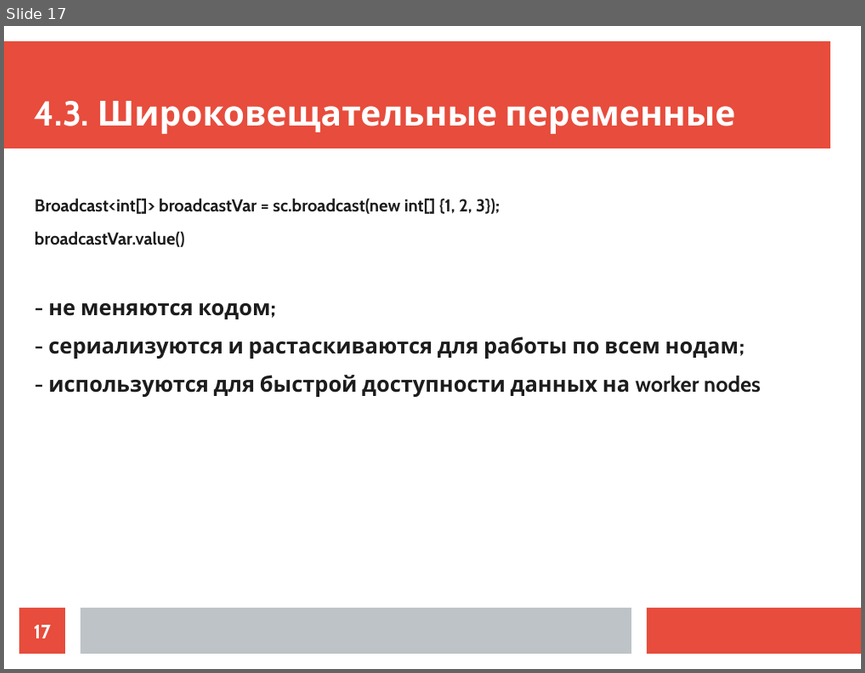
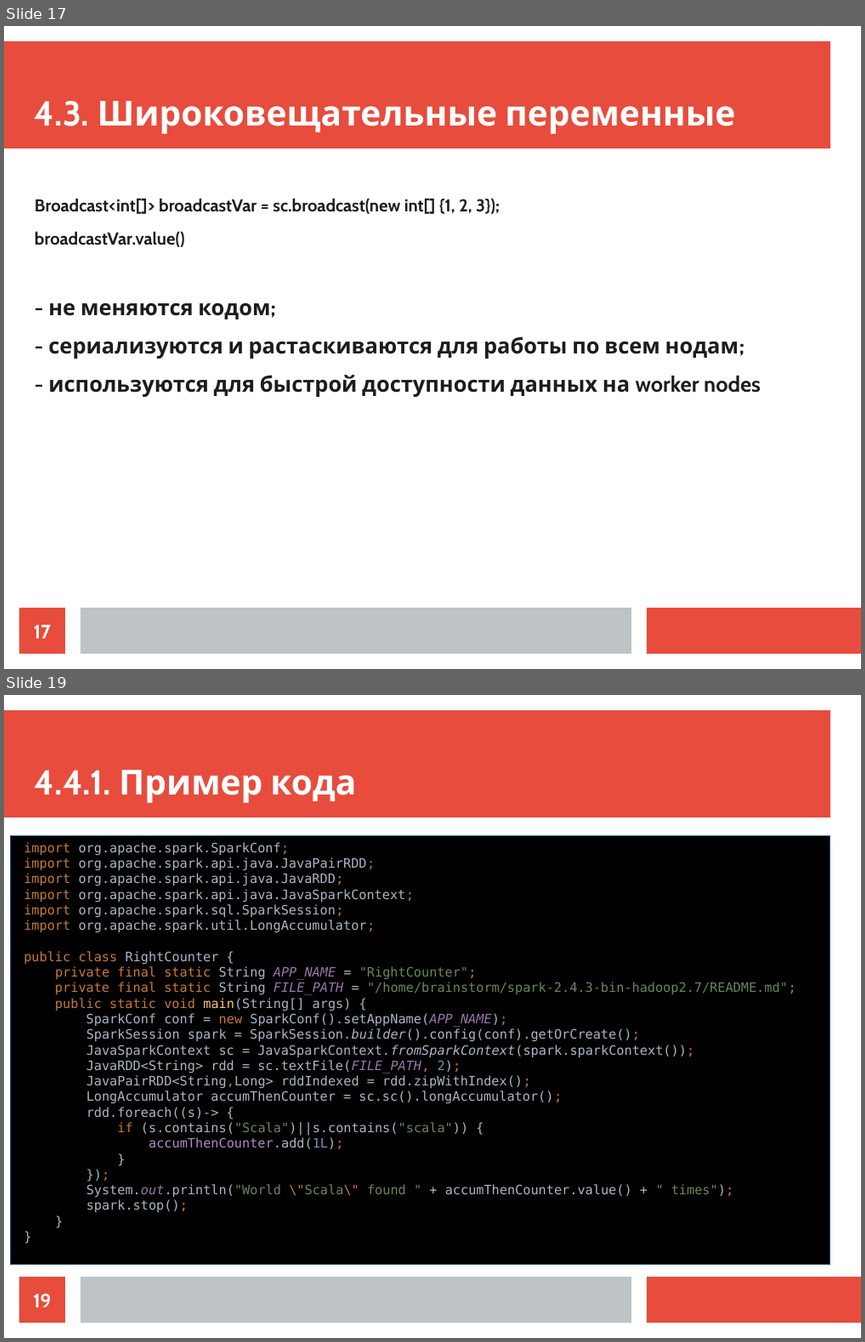
Before and after one commit to ilya1st/spark-samples, a slide deck: report_plan/report.odp. Shown one above the other, each under a label of ours: slide 17 before the commit, slides 17 and 19 after it; the slides between them are not shown. The pictures are 865x673 and 865x1342 pixels, drawn with LibreOffice and Linux fonts; fonts in the diff are those of the drawing. Boxes give left, top, right and bottom in pixels: in the first picture for what was removed or moved away, otherwise in the second. Text is boxed around its words. In the diff, an @@ line names an element or a change of style, - is before the commit and + after.

```diff
--- a/report_plan/report.odp
+++ b/report_plan/report.odp
@@ slide 19 added at box(4, 695, 861, 1338), background #FFFFFF; not listed: 3 template elements that a slide beside it also shows @@
@@ title added at box(35, 770, 356, 803), 32 pt, text #FFFFFF, bold @@
+4.4.1. Пример кода
@@ rectangle added at box(10, 836, 830, 1265), fill #000000, outline #3465A4 0 pt @@
@@ text added at box(24, 842, 796, 1212), 12 pt, text #A9B7C6 @@
+import org.apache.spark.SparkConf;
+import org.apache.spark.api.java.JavaPairRDD;
+import org.apache.spark.api.java.JavaRDD;
+import org.apache.spark.api.java.JavaSparkContext;
+import org.apache.spark.sql.SparkSession;
+import org.apache.spark.util.LongAccumulator;
+public class RightCounter {
+private final static String APP_NAME = "RightCounter";
+private final static String FILE_PATH = "/home/brainstorm/spark-2.4.3-bin-hadoop2.7/README.md";
+public static void main(String[] args) {
+SparkConf conf = new SparkConf().setAppName(APP_NAME);
+SparkSession spark = SparkSession.builder().config(conf).getOrCreate();
+JavaSparkContext sc = JavaSparkContext.fromSparkContext(spark.sparkContext());
+JavaRDD<String> rdd = sc.textFile(FILE_PATH, 2);
+JavaPairRDD<String,Long> rddIndexed = rdd.zipWithIndex();
+LongAccumulator accumThenCounter = sc.sc().longAccumulator();
+rdd.foreach((s)-> {
+if (s.contains("Scala")||s.contains("scala")) {
+accumThenCounter.add(1L);
+}
+});
+System.out.println("World \"Scala\" found " + accumThenCounter.value() + " times");
+spark.stop();
+}
+}
@@ page number added at box(19, 1276, 65, 1322), fill #E74C3C, 18 pt, text #FFFFFF, bold @@
+19
```
Also in this commit, not shown: 3 slides changed, 12 other slides added, 6 slides removed, 2 other files.
